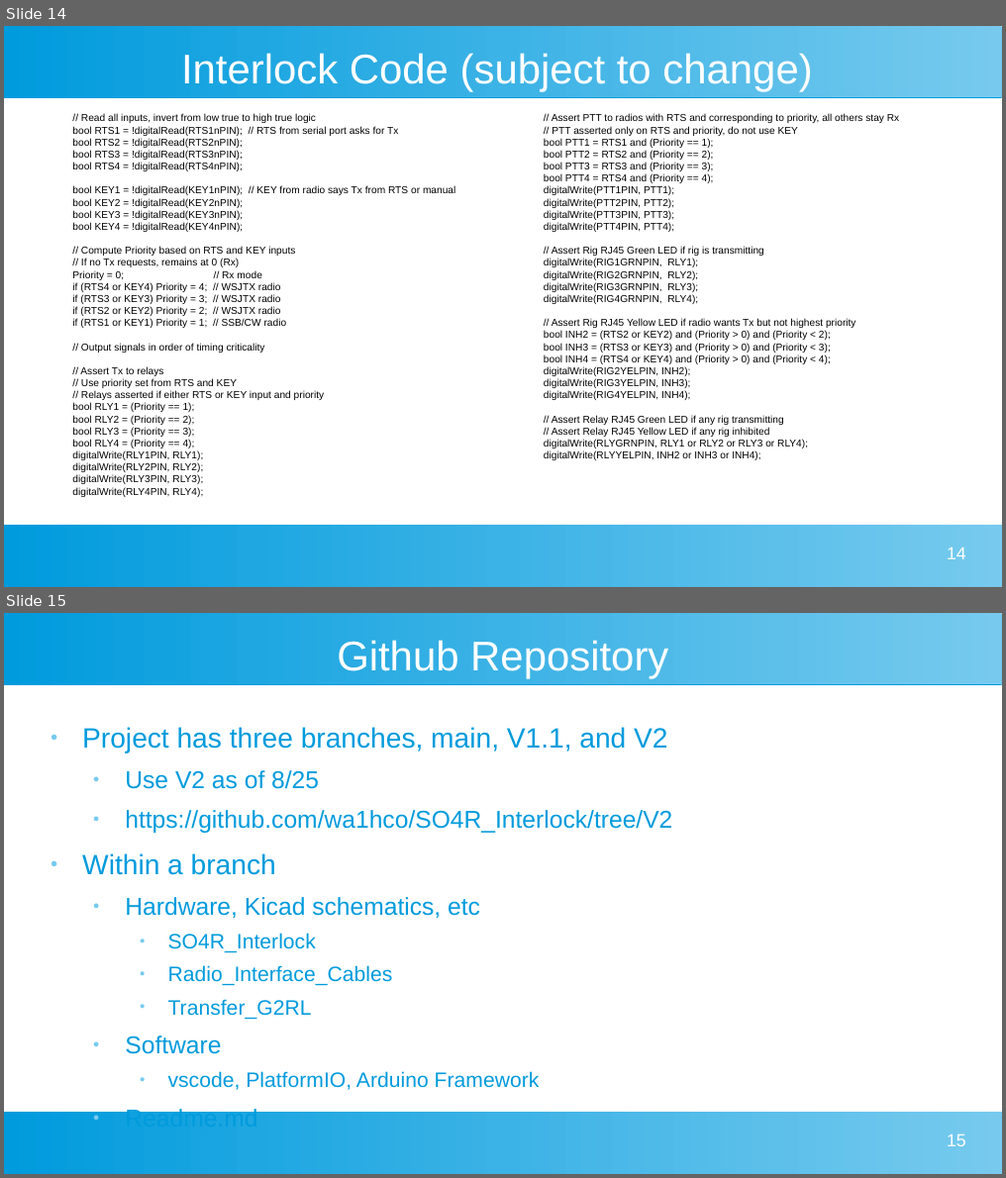
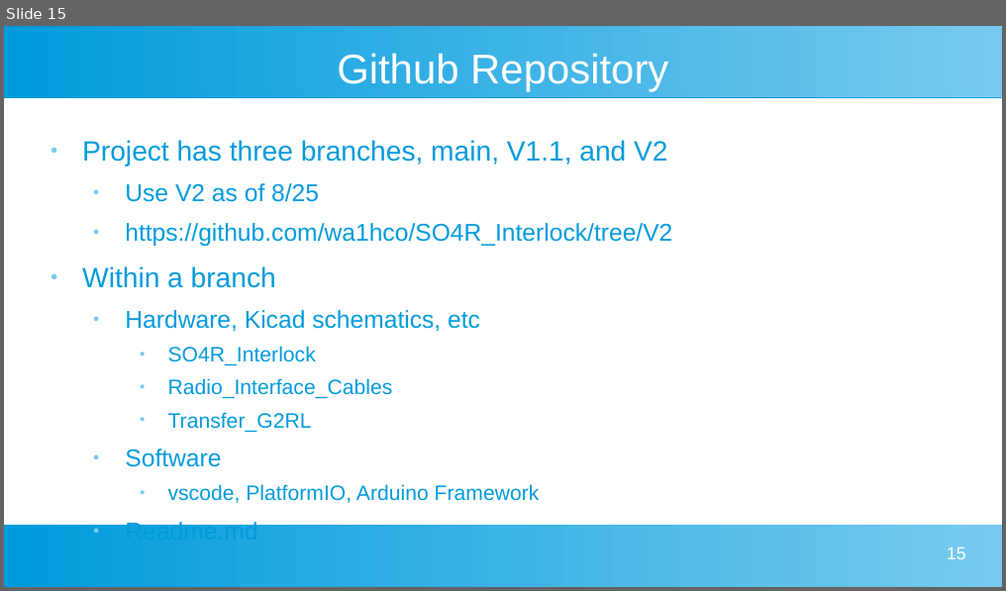
Before and after one commit to wa1hco/SO4R_Interlock, a slide deck: SO4R_Interlock.odp. Shown one above the other, each under a label of ours: slides 14 and 15 before the commit, slide 15 after it. The pictures are 1006x1178 and 1006x591 pixels, drawn with LibreOffice and Linux fonts; fonts in the diff are those of the drawing. Boxes give left, top, right and bottom in pixels: in the first picture for what was removed or moved away, otherwise in the second. Text is boxed around its words. In the diff, an @@ line names an element or a change of style, - is before the commit and + after.

```diff
--- a/SO4R_Interlock.odp
+++ b/SO4R_Interlock.odp
@@ slide 14 removed at [4, 26, 1002, 587], background #FFFFFF; not listed: 2 template elements that a slide beside it also shows @@
@@ title removed at [181, 53, 812, 92] @@
-Interlock Code (subject to change)
@@ text removed at [72, 114, 455, 497] @@
-// Read all inputs, invert from low true to high true logic
-bool RTS1 = !digitalRead(RTS1nPIN); // RTS from serial port asks for Tx
-bool RTS2 = !digitalRead(RTS2nPIN);
-bool RTS3 = !digitalRead(RTS3nPIN);
-bool RTS4 = !digitalRead(RTS4nPIN);
-bool KEY1 = !digitalRead(KEY1nPIN); // KEY from radio says Tx from RTS or manual
-bool KEY2 = !digitalRead(KEY2nPIN);
-bool KEY3 = !digitalRead(KEY3nPIN);
-bool KEY4 = !digitalRead(KEY4nPIN);
-// Compute Priority based on RTS and KEY inputs
-// If no Tx requests, remains at 0 (Rx)
-Priority = 0; // Rx mode
-if (RTS4 or KEY4) Priority = 4; // WSJTX radio
-if (RTS3 or KEY3) Priority = 3; // WSJTX radio
-if (RTS2 or KEY2) Priority = 2; // WSJTX radio
-if (RTS1 or KEY1) Priority = 1; // SSB/CW radio
-// Output signals in order of timing criticality
-// Assert Tx to relays
-// Use priority set from RTS and KEY
-// Relays asserted if either RTS or KEY input and priority
-bool RLY1 = (Priority == 1);
-bool RLY2 = (Priority == 2);
-bool RLY3 = (Priority == 3);
-bool RLY4 = (Priority == 4);
-digitalWrite(RLY1PIN, RLY1);
-digitalWrite(RLY2PIN, RLY2);
-digitalWrite(RLY3PIN, RLY3);
-digitalWrite(RLY4PIN, RLY4);
@@ text removed at [544, 114, 899, 461] @@
-// Assert PTT to radios with RTS and corresponding to priority, all others stay Rx
-// PTT asserted only on RTS and priority, do not use KEY
-bool PTT1 = RTS1 and (Priority == 1);
-bool PTT2 = RTS2 and (Priority == 2);
-bool PTT3 = RTS3 and (Priority == 3);
-bool PTT4 = RTS4 and (Priority == 4);
-digitalWrite(PTT1PIN, PTT1);
-digitalWrite(PTT2PIN, PTT2);
-digitalWrite(PTT3PIN, PTT3);
-digitalWrite(PTT4PIN, PTT4);
-// Assert Rig RJ45 Green LED if rig is transmitting
-digitalWrite(RIG1GRNPIN, RLY1);
-digitalWrite(RIG2GRNPIN, RLY2);
-digitalWrite(RIG3GRNPIN, RLY3);
-digitalWrite(RIG4GRNPIN, RLY4);
-// Assert Rig RJ45 Yellow LED if radio wants Tx but not highest priority
-bool INH2 = (RTS2 or KEY2) and (Priority > 0) and (Priority < 2);
-bool INH3 = (RTS3 or KEY3) and (Priority > 0) and (Priority < 3);
-bool INH4 = (RTS4 or KEY4) and (Priority > 0) and (Priority < 4);
-digitalWrite(RIG2YELPIN, INH2);
-digitalWrite(RIG3YELPIN, INH3);
-digitalWrite(RIG4YELPIN, INH4);
-// Assert Relay RJ45 Green LED if any rig transmitting
-// Assert Relay RJ45 Yellow LED if any rig inhibited
-digitalWrite(RLYGRNPIN, RLY1 or RLY2 or RLY3 or RLY4);
-digitalWrite(RLYYELPIN, INH2 or INH3 or INH4);
@@ page number removed at [946, 548, 966, 560] @@
-14
```
Also in this commit, not shown: 8 slides changed, 1 slide added, 2 other files.
